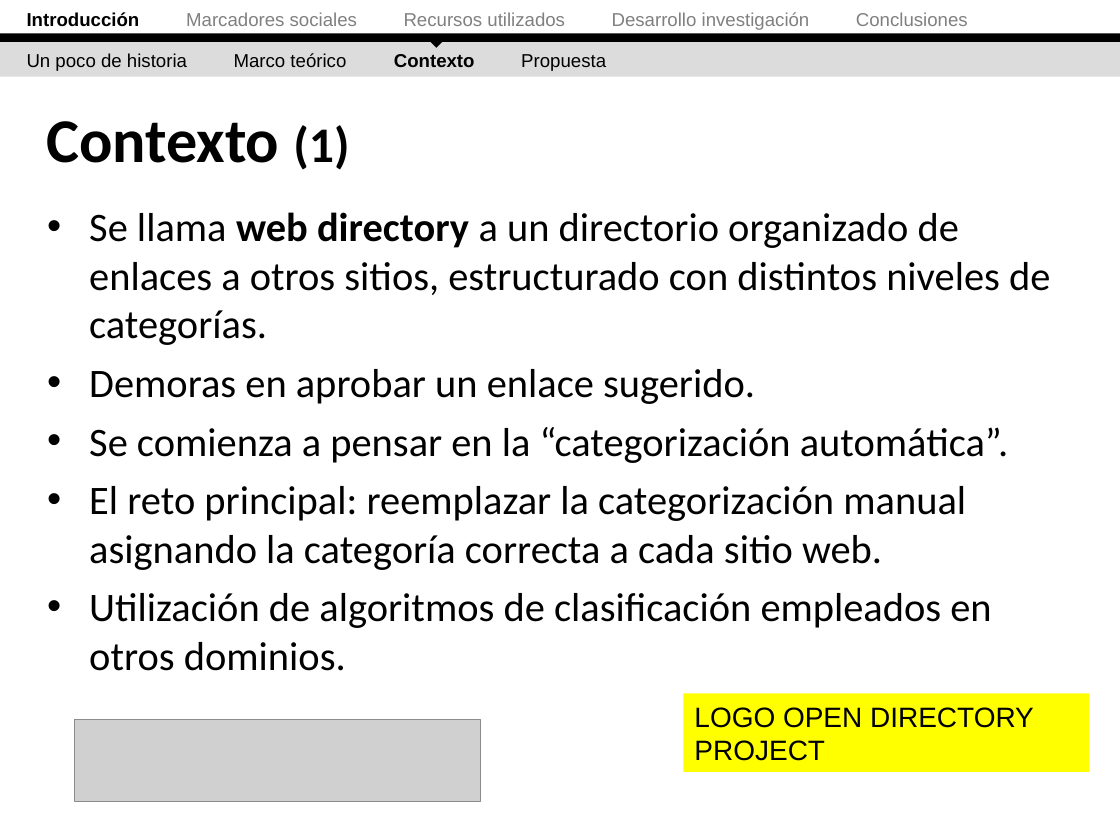
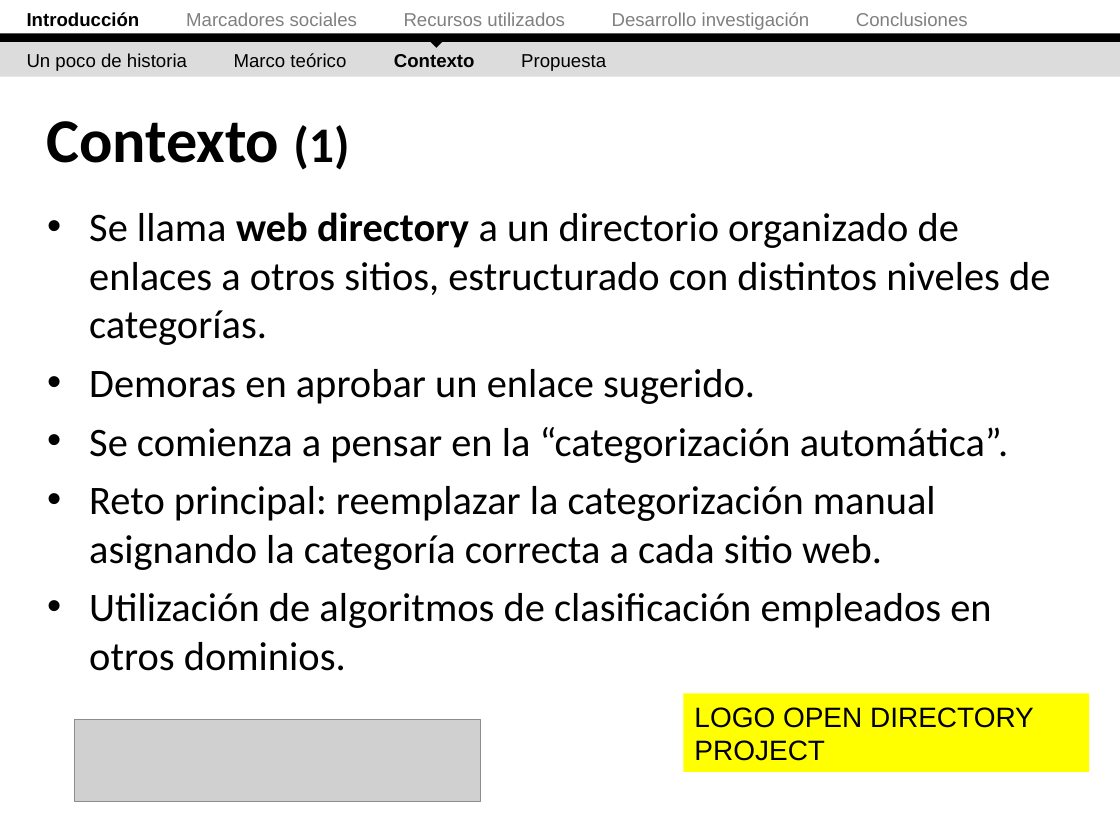
Before and after one commit to ak907kenai/nicotournetesis, a slide deck: slide 8 of docs_trunk/Presentación/Nicolás Tourné - Presentación Tesis (v2.1).ppt. Drawn at 1120x840 pixels with LibreOffice and Linux fonts; fonts in the diff are those of the drawing; grey boxes stand for pictures. Boxes give left, top, right and bottom in pixels: in the first picture for what was removed or moved away, otherwise in the second. Text is boxed around its words. In the diff, an @@ line names an element or a change of style, - is before the commit and + after.

```diff
--- a/docs_trunk/Presentación/Nicolás Tourné - Presentación Tesis (v2.1).ppt
+++ b/docs_trunk/Presentación/Nicolás Tourné - Presentación Tesis (v2.1).ppt
@@ text at box(89, 486, 936, 570): text changed @@
-• El reto principal: reemplazar la categorización manual asignando la categoría correcta a cada sitio web.
+• Reto principal: reemplazar la categorización manual asignando la categoría correcta a cada sitio web.
```
Also in this commit, not shown: 13 other slides changed, 4 slides added, 1 other file.
